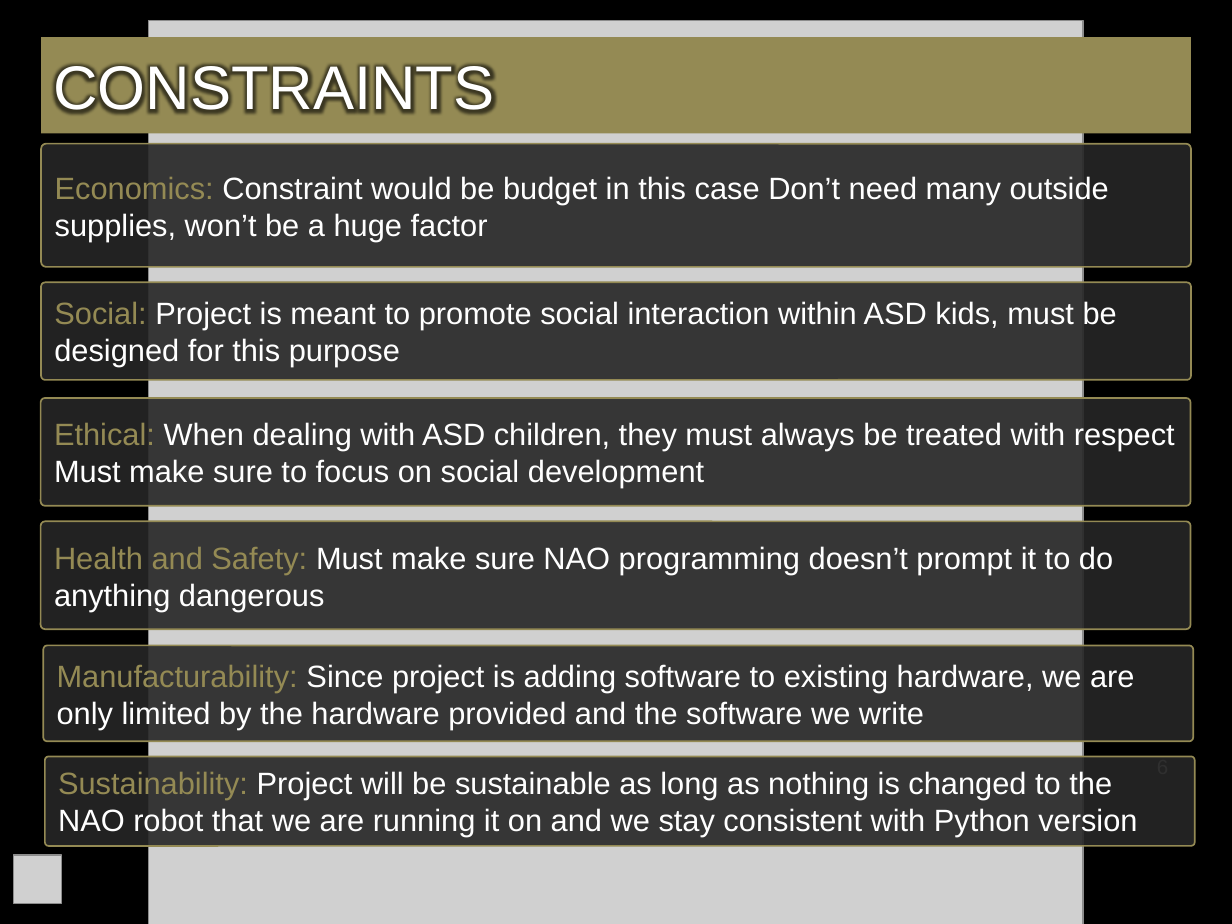
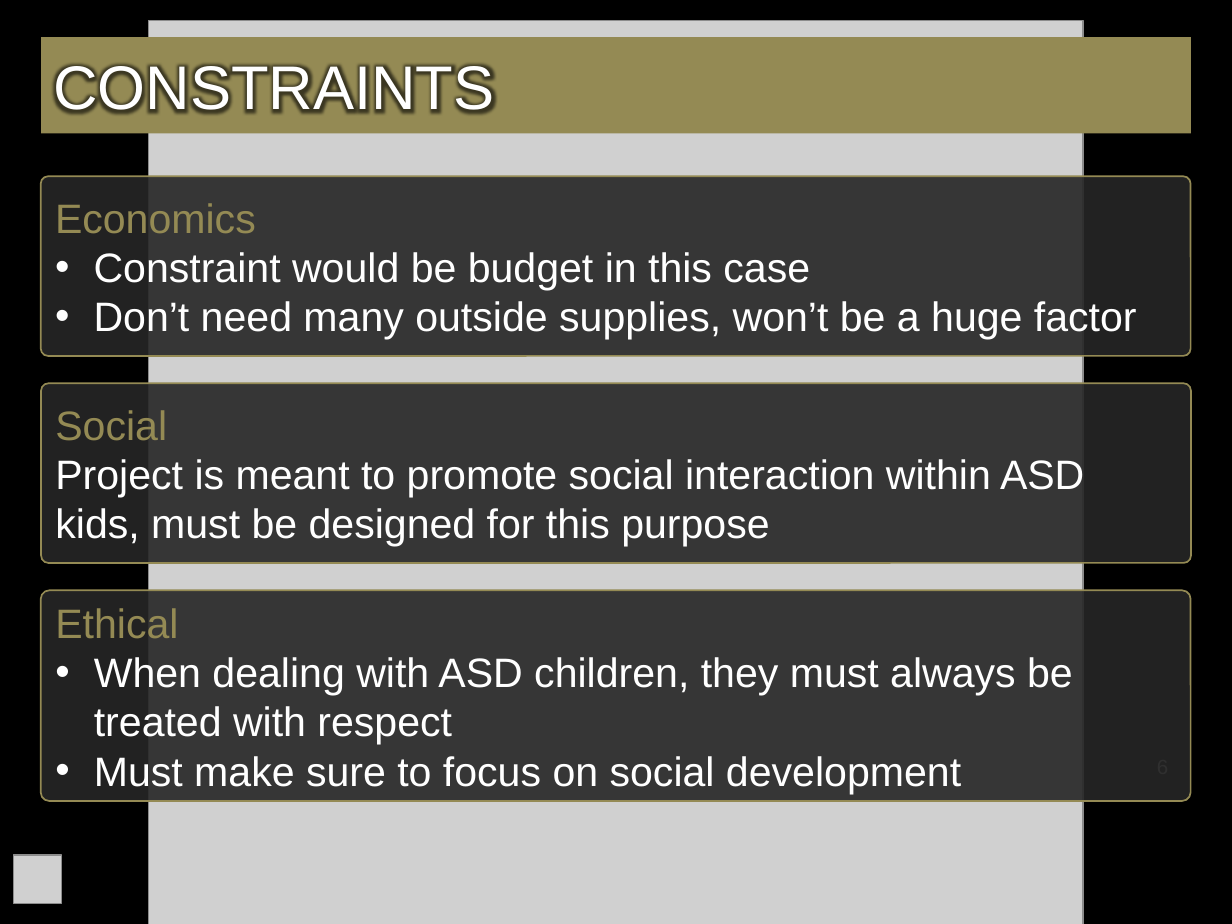
Before and after one commit to bg719/UCCS-Social-Robotics, a slide deck: slide 6 of docs/FinalSeminarPresentation.pptx. Drawn at 1232x924 pixels with LibreOffice and Linux fonts; fonts in the diff are those of the drawing; grey boxes stand for pictures; background and template pictures are left out. Boxes give left, top, right and bottom in pixels: in the first picture for what was removed or moved away, otherwise in the second. Text is boxed around its words. In the diff, an @@ line names an element or a change of style, - is before the commit and + after.

Commit message:
revise: more presentation updates

```diff
--- a/docs/FinalSeminarPresentation.pptx
+++ b/docs/FinalSeminarPresentation.pptx
@@ rounded rectangle "Economics": place and size @@
-rounded rectangle "Economics" at (41, 144, 1190, 267)
+rounded rectangle "Economics" at (41, 176, 1190, 356)
@@ text in rounded rectangle at (55, 203, 1137, 340): text changed; size 18 to 24 pt @@
-Economics: Constraint would be budget in this case Don’t need many outside supplies, won’t be a huge factor
+Economics
+• Constraint would be budget in this case
+• Don’t need many outside supplies, won’t be a huge factor
@@ rounded rectangle "Social": place and size @@
-rounded rectangle "Social" at (41, 282, 1190, 379)
+rounded rectangle "Social" at (41, 383, 1190, 563)
@@ text in rounded rectangle at (55, 410, 1084, 547): text changed; size 18 to 24 pt @@
-Social: Project is meant to promote social interaction within ASD kids, must be designed for this purpose
+Social
+Project is meant to promote social interaction within ASD kids, must be designed for this purpose
@@ rounded rectangle removed at (41, 521, 1190, 630) @@
-Health and Safety: Must make sure NAO programming doesn’t prompt it to do anything dangerous
@@ rounded rectangle "Ethical": place and size @@
-rounded rectangle "Ethical" at (41, 398, 1190, 506)
+rounded rectangle "Ethical" at (41, 590, 1190, 801)
@@ text in rounded rectangle at (55, 608, 1073, 794): text changed; size 18 to 24 pt @@
-Ethical: When dealing with ASD children, they must always be treated with respect Must make sure to focus on social development
+Ethical
+• When dealing with ASD children, they must always be treated with respect
+• Must make sure to focus on social development
@@ rounded rectangle removed at (43, 646, 1193, 742) @@
-Manufacturability: Since project is adding software to existing hardware, we are only limited by the hardware provided and the software we write
@@ rounded rectangle removed at (44, 756, 1194, 846) @@
-Sustainability: Project will be sustainable as long as nothing is changed to the NAO robot that we are running it on and we stay consistent with Python version
```
Also in this commit, not shown: 1 other slide changed, 1 slide added.
